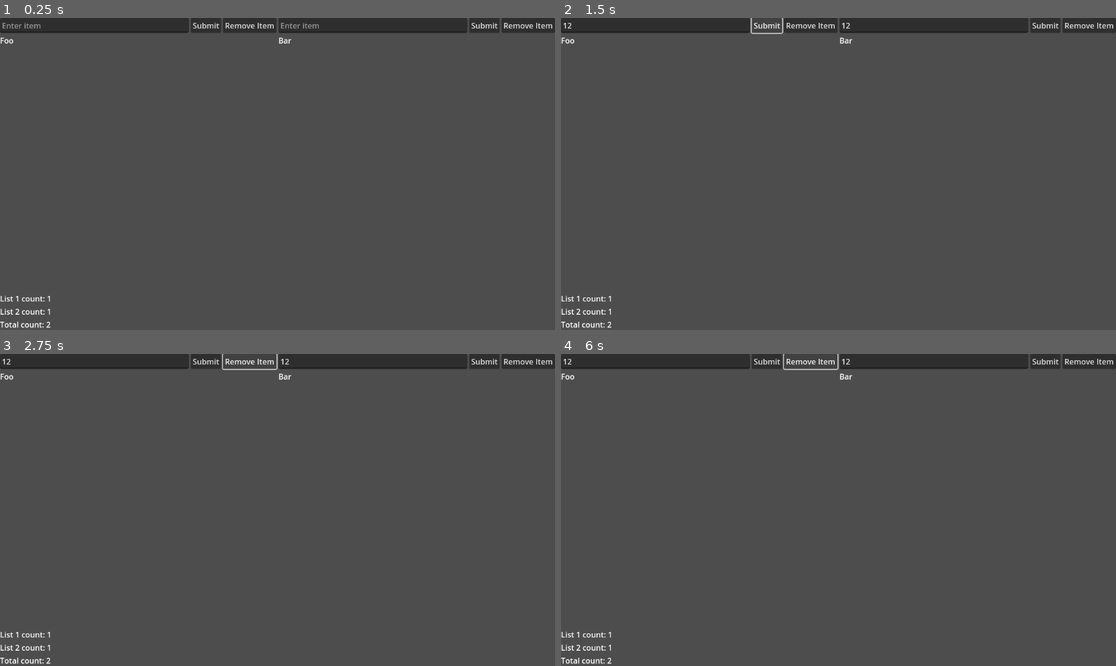
Above: before the commit, frames 1-4 (two rows, left to right).
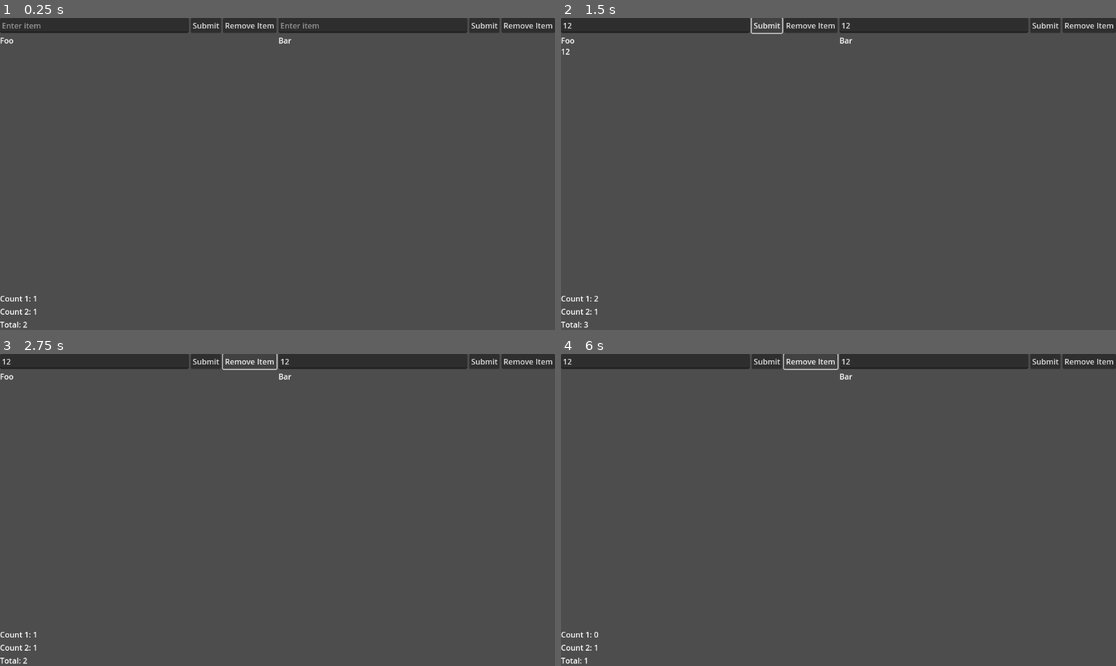
Above: after the commit, the same moments.

Repository: npetrangelo/UiWithSignalsGodot
Game: Godot game, scene res://page.tscn
Two runs of this game, one before a commit and one after it. Both use one fixed random seed, a clock stepped at 60 frames per second and the inputs below.
Inputs (mouse positions are in pixels of both pictures, inside the frame that each line leads up to):
- Up to frame 1 (0.25 s): no input
- Up to frame 2 (1.5 s): click (655, 24) at 0.52 s; type "12" at 0.6 s; click (932, 24) at 0.75 s; type "12" at 0.83 s; click "Submit" at 1.25 s
- Up to frame 3 (2.75 s): click "Remove Item" at 2 s
- Up to frame 4 (6 s): click "Submit" at 2.75 s; click "Remove Item" at 3.5 s; click "Submit" at 4.25 s; click "Remove Item" at 5 s; tap Enter at 5.75 s

The runs differ from the first frame. In frame 1, 0.2% of the frame differs, in the area x 0-10%, y 89-100%; in frame 2, 0.3%; in frame 3, 0.2%; in frame 4, 0.3%, in the area x 0-10%, y 6-100%.

Commit message:
Wired up signals

Diff:
--- /dev/null
+++ b/ListBox.gd
@@ -0,0 +1,24 @@
+extends Control
+
+signal add(count: int)
+signal subtract(count: int)
+
+var list = ["Foo"]
+
+@onready var label = $VBoxContainer/RichTextLabel
+@onready var input = $VBoxContainer/HFlowContainer/LineEdit
+
+func render_list():
+	label.text = "\n".join(list)
+
+
+func _on_submit_pressed():
+	print("Submit button pressed")
+	list.append(input.text)
+	render_list()
+	add.emit(list.size())
+
+func _on_remove_pressed():
+	list.pop_back()
+	render_list() # Replace with function body.
+	subtract.emit(list.size())
--- a/ListBox.tscn
+++ b/ListBox.tscn
@@ -1,4 +1,6 @@
-[gd_scene format=3 uid="uid://b2u04gkjg0aw1"]
+[gd_scene load_steps=2 format=3 uid="uid://b2u04gkjg0aw1"]
+
+[ext_resource type="Script" path="res://ListBox.gd" id="1_di2mn"]
 
 [node name="Control" type="Control"]
 layout_mode = 3
@@ -13,6 +15,7 @@
 offset_bottom = -222.0
 grow_horizontal = 2
 grow_vertical = 2
+script = ExtResource("1_di2mn")
 
 [node name="VBoxContainer" type="VBoxContainer" parent="."]
 layout_mode = 1
@@ -45,3 +48,6 @@
 layout_mode = 2
 size_flags_vertical = 3
 text = "Foo"
+
+[connection signal="pressed" from="VBoxContainer/HFlowContainer/Submit" to="." method="_on_submit_pressed"]
+[connection signal="pressed" from="VBoxContainer/HFlowContainer/Remove" to="." method="_on_remove_pressed"]
--- a/page.gd
+++ b/page.gd
@@ -1,5 +1,7 @@
 extends Control
 
+var count1 = 1
+var count2 = 1
 
 # Called when the node enters the scene tree for the first time.
 func _ready():
@@ -8,10 +10,23 @@
 	left.text = "Foo"
 	right.text = "Bar"
 
-	pass # Replace with function body.
+func render_stats():
+	$VBoxContainer/Count1.text = "Count 1: " + str(count1)
+	$VBoxContainer/Count2.text = "Count 2: " + str(count2)
+	$VBoxContainer/Total.text = "Total: " + str(count1 + count2)
 
+func _on_left_add(count: int):
+	count1 = count
+	render_stats()
 
+func _on_right_add(count):
+	count2 = count
+	render_stats()
 
-# Called every frame. 'delta' is the elapsed time since the previous frame.
-func _process(delta):
-	pass
+func _on_left_subtract(count):
+	count1 = count
+	render_stats()
+
+func _on_right_subtract(count):
+	count2 = count
+	render_stats()
--- a/page.tscn
+++ b/page.tscn
@@ -33,17 +33,22 @@
 size_flags_horizontal = 3
 size_flags_vertical = 3
 
-[node name="RichTextLabel" type="RichTextLabel" parent="VBoxContainer"]
+[node name="Count1" type="RichTextLabel" parent="VBoxContainer"]
 layout_mode = 2
-text = "List 1 count: 1"
+text = "Count 1: 1"
 fit_content = true
 
-[node name="RichTextLabel2" type="RichTextLabel" parent="VBoxContainer"]
+[node name="Count2" type="RichTextLabel" parent="VBoxContainer"]
 layout_mode = 2
-text = "List 2 count: 1"
+text = "Count 2: 1"
 fit_content = true
 
-[node name="RichTextLabel3" type="RichTextLabel" parent="VBoxContainer"]
+[node name="Total" type="RichTextLabel" parent="VBoxContainer"]
 layout_mode = 2
-text = "Total count: 2"
+text = "Total: 2"
 fit_content = true
+
+[connection signal="add" from="VBoxContainer/HBoxContainer/Left" to="." method="_on_left_add"]
+[connection signal="subtract" from="VBoxContainer/HBoxContainer/Left" to="." method="_on_left_subtract"]
+[connection signal="add" from="VBoxContainer/HBoxContainer/Right" to="." method="_on_right_add"]
+[connection signal="subtract" from="VBoxContainer/HBoxContainer/Right" to="." method="_on_right_subtract"]
